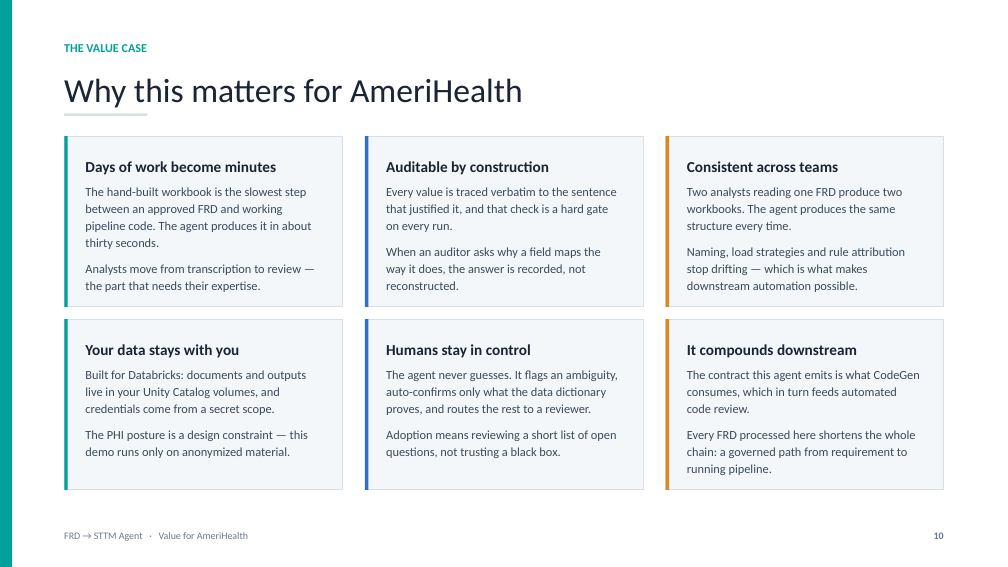
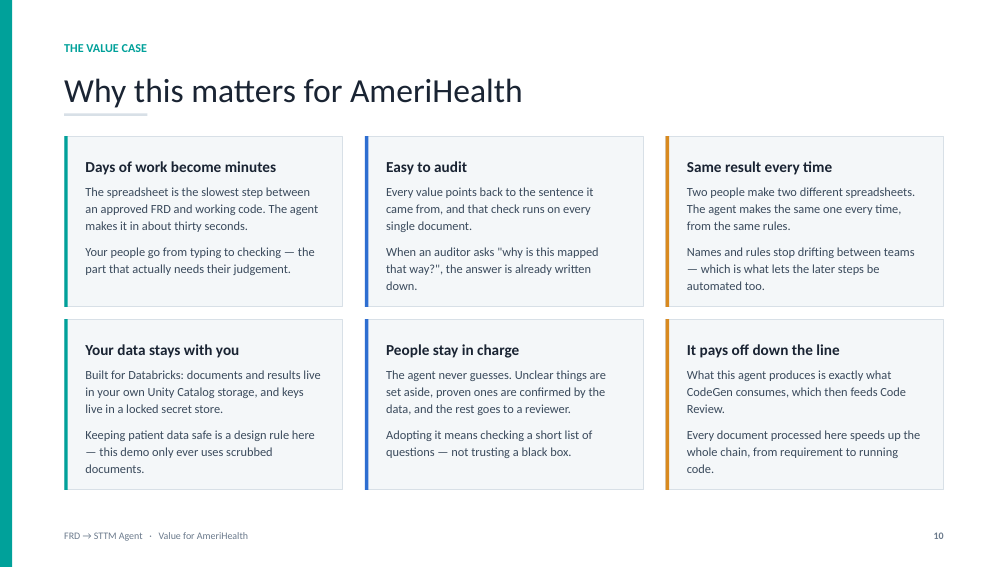
Before and after one commit to ArjunP4Hexaware/frd-to-sttm-agent-v2, a slide deck: slide 10 of docs/FRD_to_STTM_Agent_Demo.pptx. Drawn at 1008x567 pixels with LibreOffice and Linux fonts; fonts in the diff are those of the drawing. Boxes give left, top, right and bottom in pixels: in the first picture for what was removed or moved away, otherwise in the second. Text is boxed around its words. In the diff, an @@ line names an element or a change of style, - is before the commit and + after.

```diff
--- a/docs/FRD_to_STTM_Agent_Demo.pptx
+++ b/docs/FRD_to_STTM_Agent_Demo.pptx
@@ text at <box>386,161,467,175</box>: text changed @@
-Auditable by construction
+Easy to audit
@@ text at <box>687,161,832,175</box>: text changed @@
-Consistent across teams
+Same result every time
@@ text at <box>85,187,318,275</box>: text changed @@
-The hand-built workbook is the slowest step between an approved FRD and working pipeline code. The agent produces it in about thirty seconds.
-Analysts move from transcription to review — the part that needs their expertise.
+The spreadsheet is the slowest step between an approved FRD and working code. The agent makes it in about thirty seconds.
+Your people go from typing to checking — the part that actually needs their judgement.
@@ text at <box>386,187,598,290</box>: text changed @@
-Every value is traced verbatim to the sentence that justified it, and that check is a hard gate on every run.
-When an auditor asks why a field maps the way it does, the answer is recorded, not reconstructed.
+Every value points back to the sentence it came from, and that check runs on every single document.
+When an auditor asks "why is this mapped that way?", the answer is already written down.
@@ text at <box>687,187,916,290</box>: text changed @@
-Two analysts reading one FRD produce two workbooks. The agent produces the same structure every time.
-Naming, load strategies and rule attribution stop drifting — which is what makes downstream automation possible.
+Two people make two different spreadsheets. The agent makes the same one every time, from the same rules.
+Names and rules stop drifting between teams — which is what lets the later steps be automated too.
@@ text at <box>386,344,519,358</box>: text changed @@
-Humans stay in control
+People stay in charge
@@ text at <box>687,344,839,358</box>: text changed @@
-It compounds downstream
+It pays off down the line
@@ text at <box>85,370,320,473</box>: text changed @@
-Built for Databricks: documents and outputs live in your Unity Catalog volumes, and credentials come from a secret scope.
-The PHI posture is a design constraint — this demo runs only on anonymized material.
+Built for Databricks: documents and results live in your own Unity Catalog storage, and keys live in a locked secret store.
+Keeping patient data safe is a design rule here — this demo only ever uses scrubbed documents.
@@ text at <box>386,370,606,458</box>: text changed @@
-The agent never guesses. It flags an ambiguity, auto-confirms only what the data dictionary proves, and routes the rest to a reviewer.
-Adoption means reviewing a short list of open questions, not trusting a black box.
+The agent never guesses. Unclear things are set aside, proven ones are confirmed by the data, and the rest goes to a reviewer.
+Adopting it means checking a short list of questions — not trusting a black box.
@@ text at <box>687,370,921,473</box>: text changed @@
-The contract this agent emits is what CodeGen consumes, which in turn feeds automated code review.
-Every FRD processed here shortens the whole chain: a governed path from requirement to running pipeline.
+What this agent produces is exactly what CodeGen consumes, which then feeds Code Review.
+Every document processed here speeds up the whole chain, from requirement to running code.
```
Also in this commit, not shown: 12 other slides changed, 1 other file.
